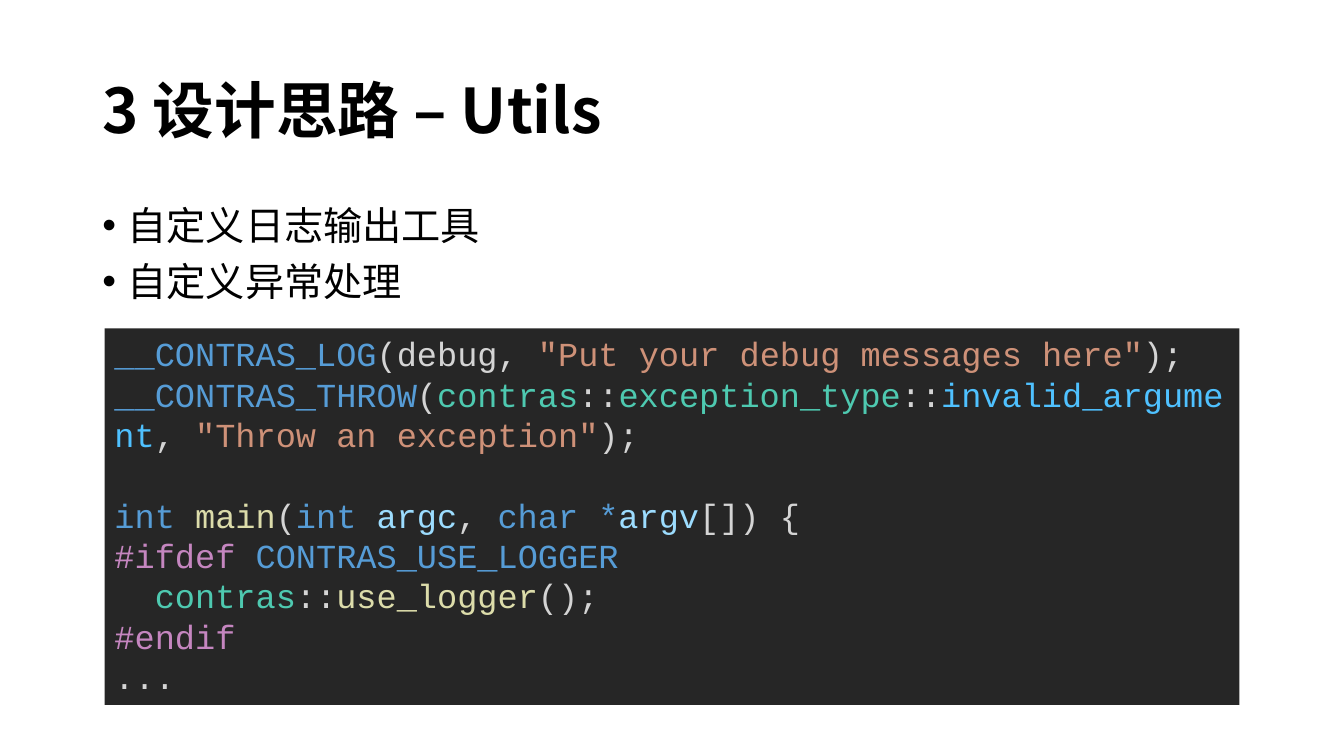
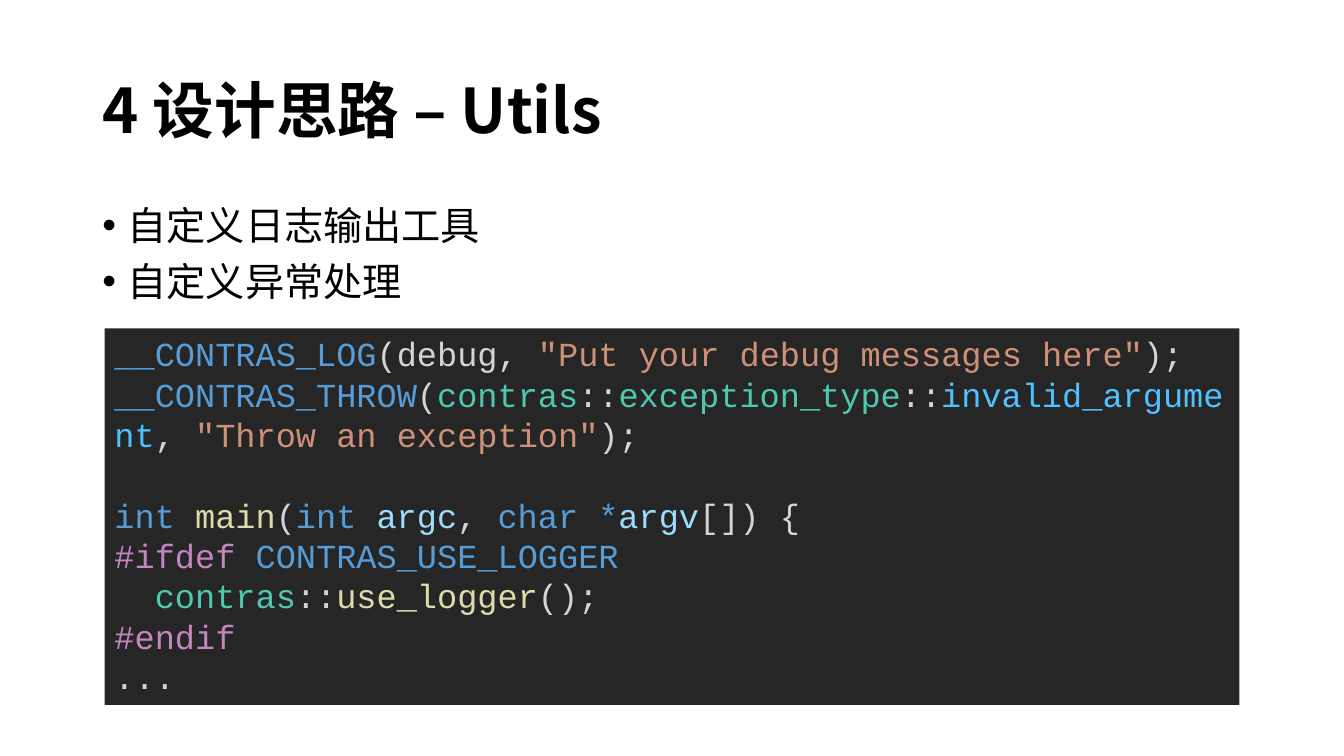
Before and after one commit to tth37/contras, a slide deck: slide 12 of doc/Contras HDL Simulator.pptx (slide 10 before the commit). Drawn at 1344x756 pixels with LibreOffice and Linux fonts; fonts in the diff are those of the drawing. Boxes give left, top, right and bottom in pixels: in the first picture for what was removed or moved away, otherwise in the second. Text is boxed around its words. In the diff, an @@ line names an element or a change of style, - is before the commit and + after.

```diff
--- a/doc/Contras HDL Simulator.pptx
+++ b/doc/Contras HDL Simulator.pptx
@@ title at (x1=102, y1=80, x2=602, y2=139): text changed @@
-3 设计思路 – Utils
+4 设计思路 – Utils
```
Also in this commit, not shown: 9 other slides changed, 32 other files.
